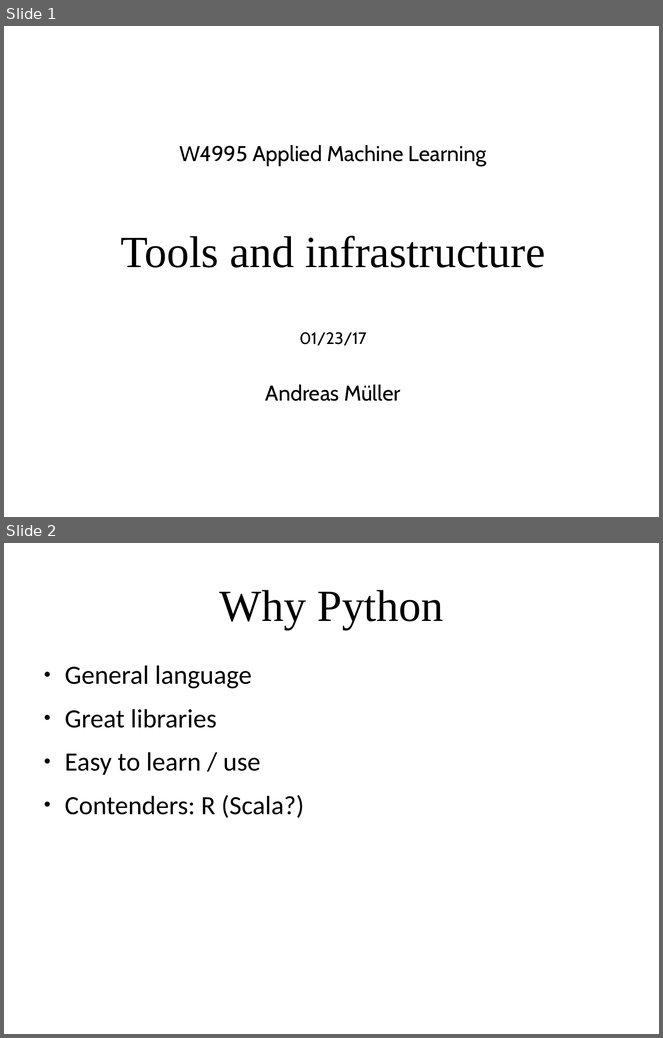
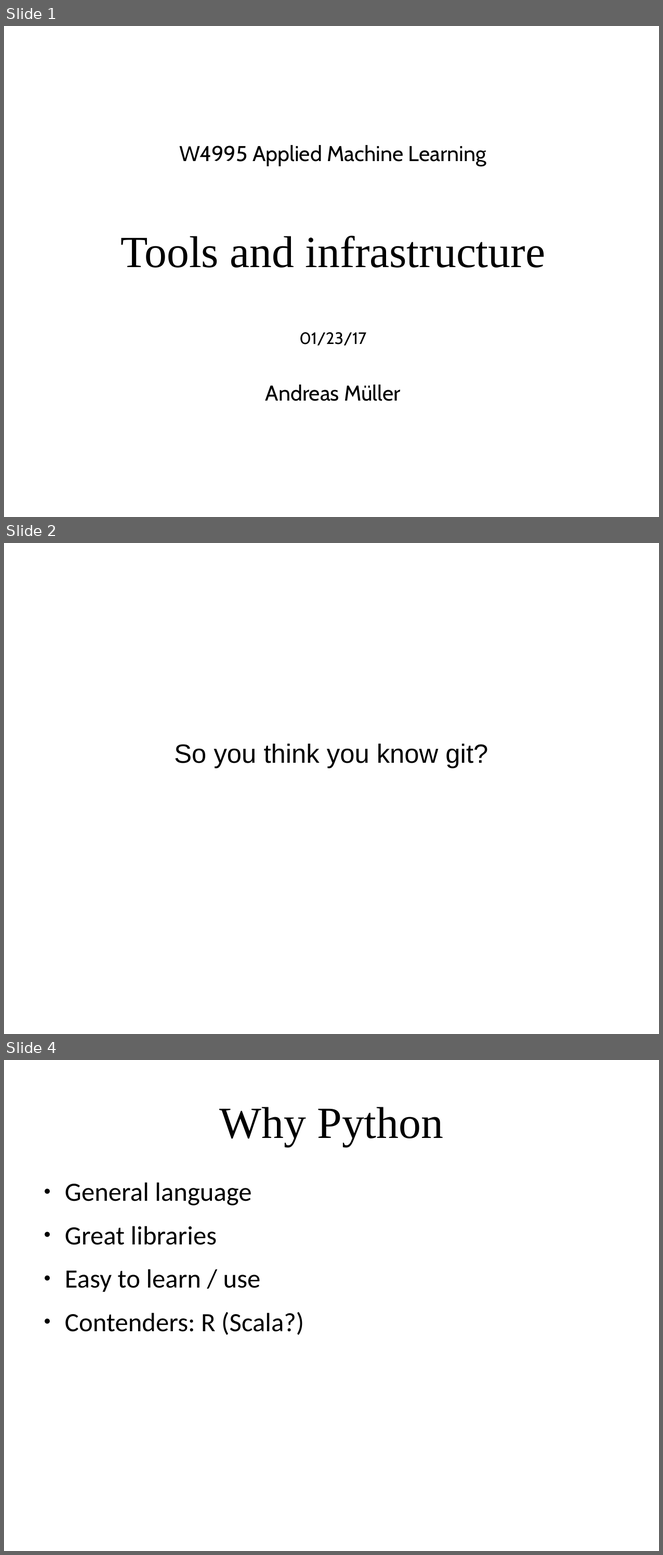
Before and after one commit to amueller/applied_ml_spring_2017, a slide deck: slides/aml-02-012317.odp. Shown one above the other, each under a label of ours: slides 1 and 2 before the commit, slides 1, 2 and 4 after it; the slides between them are not shown. The pictures are 663x1038 and 663x1555 pixels, drawn with LibreOffice and Linux fonts; fonts in the diff are those of the drawing. Boxes give left, top, right and bottom in pixels: in the first picture for what was removed or moved away, otherwise in the second. Text is boxed around its words. In the diff, an @@ line names an element or a change of style, - is before the commit and + after.

```diff
--- a/slides/aml-02-012317.odp
+++ b/slides/aml-02-012317.odp
@@ slide 2 added at <box>4,543,659,1034</box>, background #FFFFFF @@
@@ subtitle added at <box>174,744,488,769</box>, 32 pt, text #000000 @@
+So you think you know git?
@@ what was slide 2 is now slide 4 @@
```
Also in this commit, not shown: 1 other slide added.
